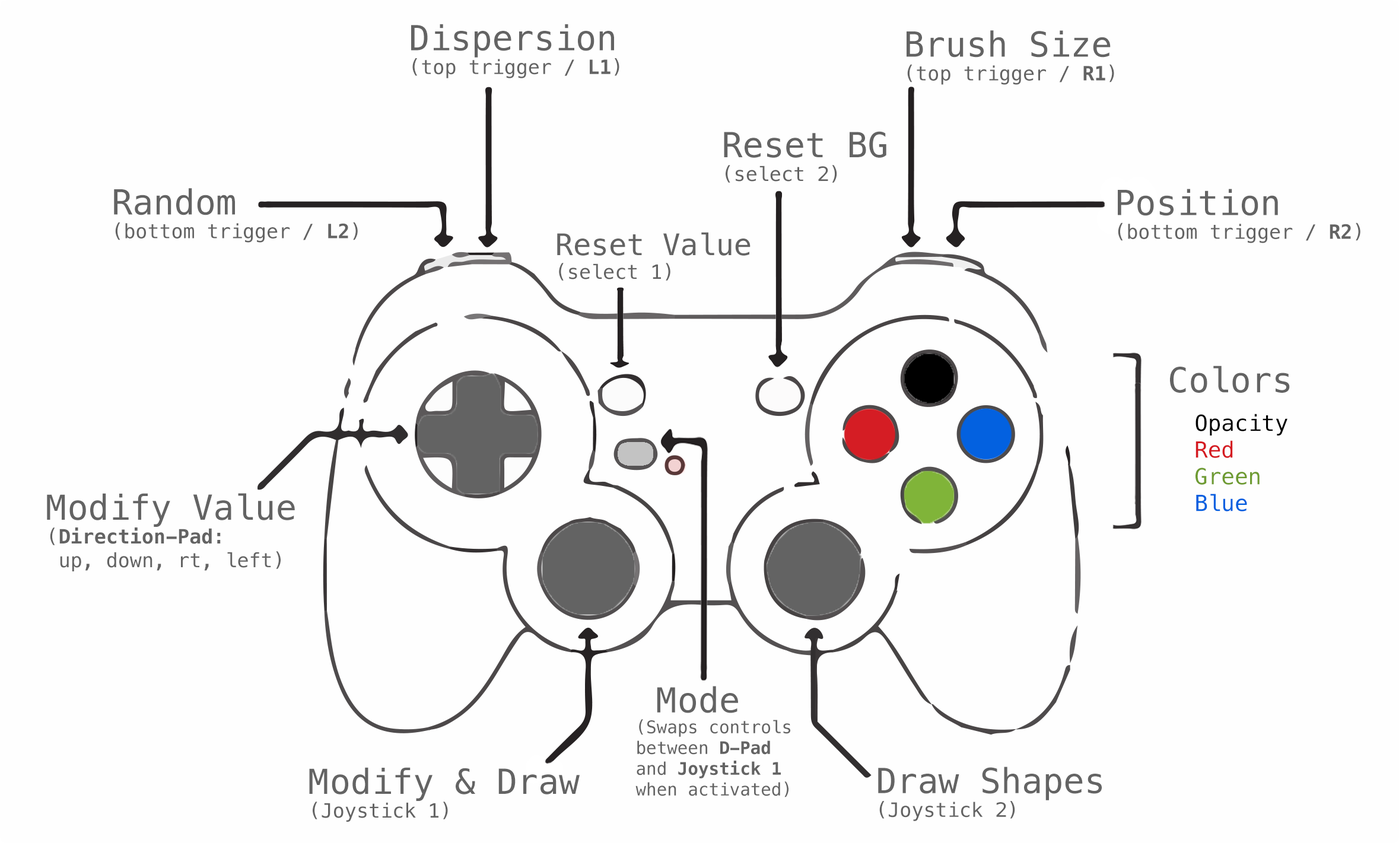
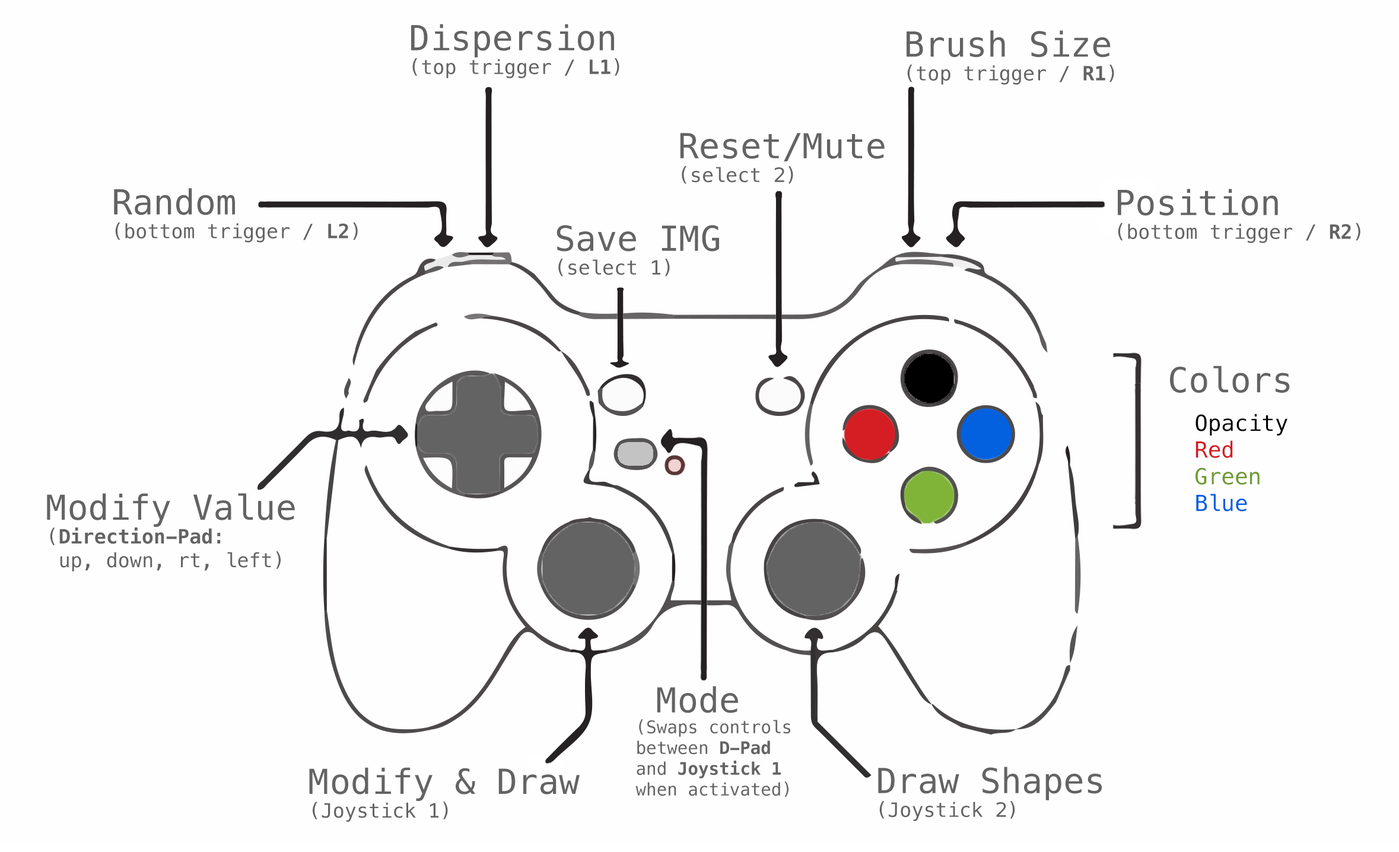
Layer changes from the first 1399 × 852 image to the second:
renamed "Reset Value (select 1)" to "Reset/Mute (select 2)", painted on it over [556, 132, 885, 281]
renamed "Reset BG (select 2)" to "Save IMG (select 1)", painted on it over [556, 131, 887, 277]
